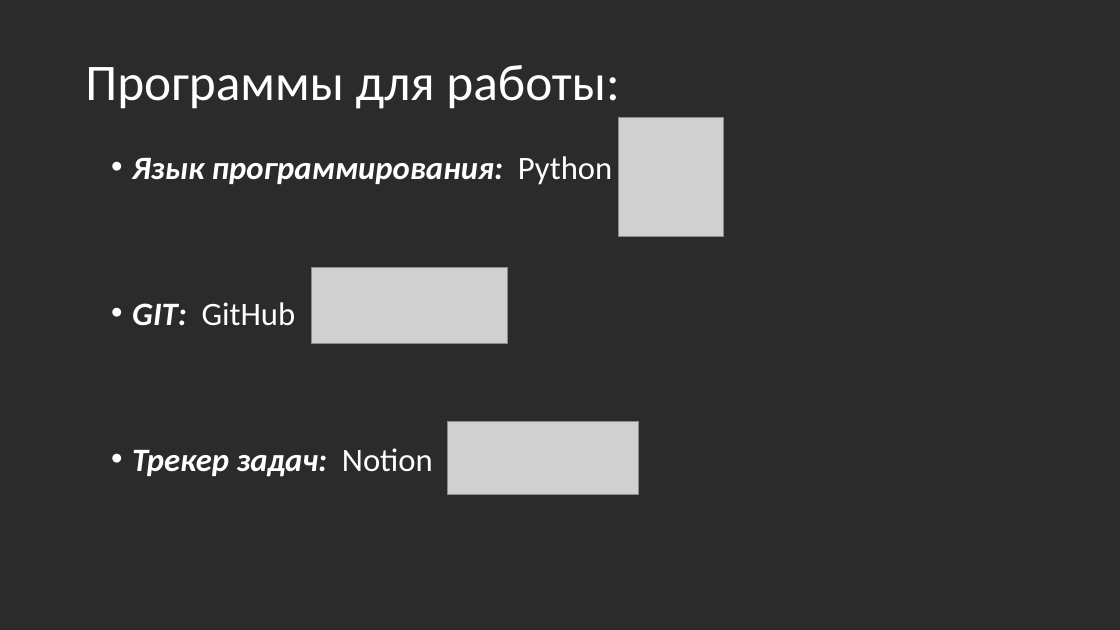
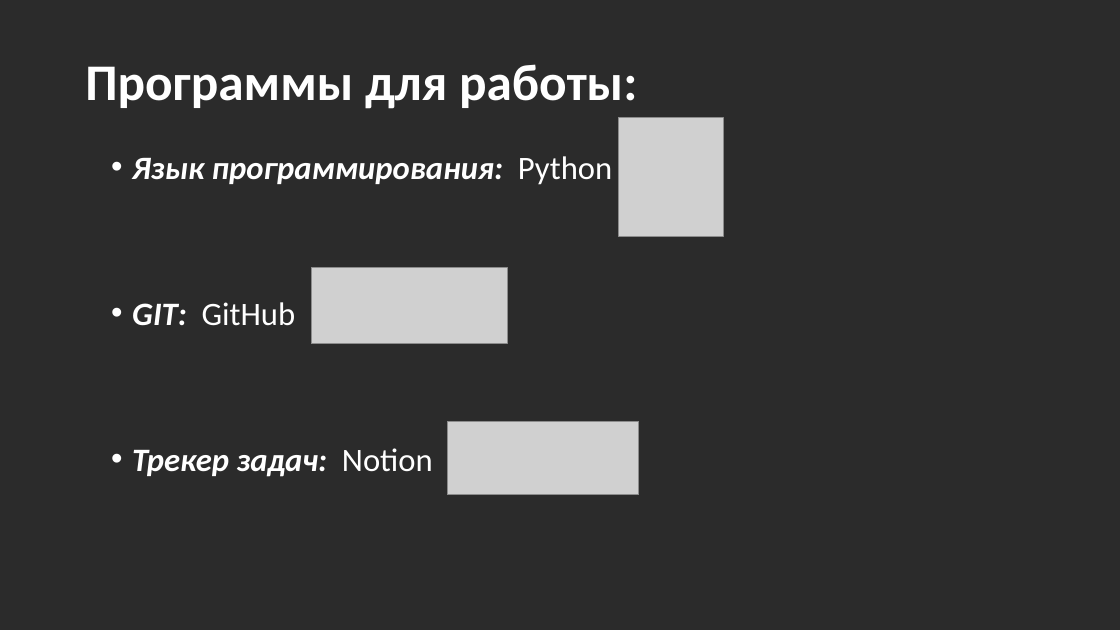
Before and after one commit to justannnnnn/pw, a slide deck: slide 3 of Проектная дейтельность.pptx. Drawn at 1120x630 pixels with LibreOffice and Linux fonts; fonts in the diff are those of the drawing; grey boxes stand for pictures; background and template pictures are left out; a plain dark background stands for a picture behind light text. Boxes give left, top, right and bottom in pixels: in the first picture for what was removed or moved away, otherwise in the second. Text is boxed around its words. In the diff, an @@ line names an element or a change of style, - is before the commit and + after.

```diff
--- a/Проектная дейтельность.pptx
+++ b/Проектная дейтельность.pptx
@@ title "Программы для работы:" at box(85, 64, 637, 109): bold on @@
```
Also in this commit, not shown: 2 other slides changed.
